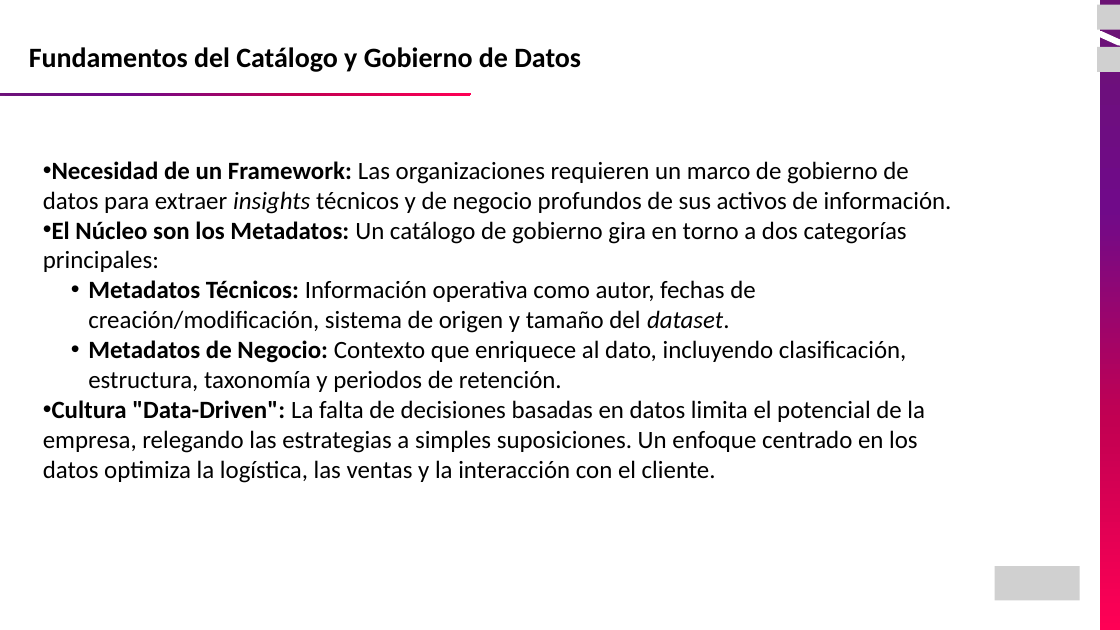
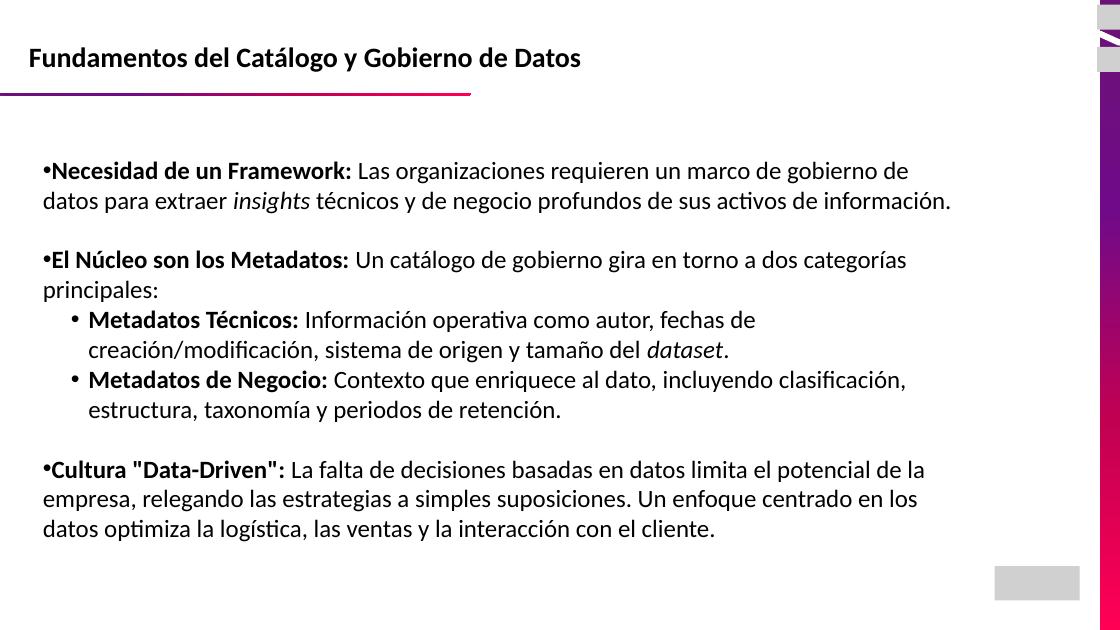
Before and after one commit to JEstebanMejiaV/curso-ingenieria-de-datos, a slide deck: slide 11 of modulo-06_Gobierno y Calidad de Datos/01_Introduccion Gobierno de Datos.pptx (slide 14 before the commit). Drawn at 1120x630 pixels with LibreOffice and Linux fonts; fonts in the diff are those of the drawing; grey boxes stand for pictures. Boxes give left, top, right and bottom in pixels: in the first picture for what was removed or moved away, otherwise in the second. Text is boxed around its words. In the diff, an @@ line names an element or a change of style, - is before the commit and + after.

```diff
--- a/modulo-06_Gobierno y Calidad de Datos/01_Introduccion Gobierno de Datos.pptx
+++ b/modulo-06_Gobierno y Calidad de Datos/01_Introduccion Gobierno de Datos.pptx
@@ text "Necesidad de un Framework: Las ..." rewrapped from (43,161,952,483) to (43,161,952,542) @@
```
Also in this commit, not shown: 16 other slides changed, 2 slides added, 5 slides removed, 3 other files.
